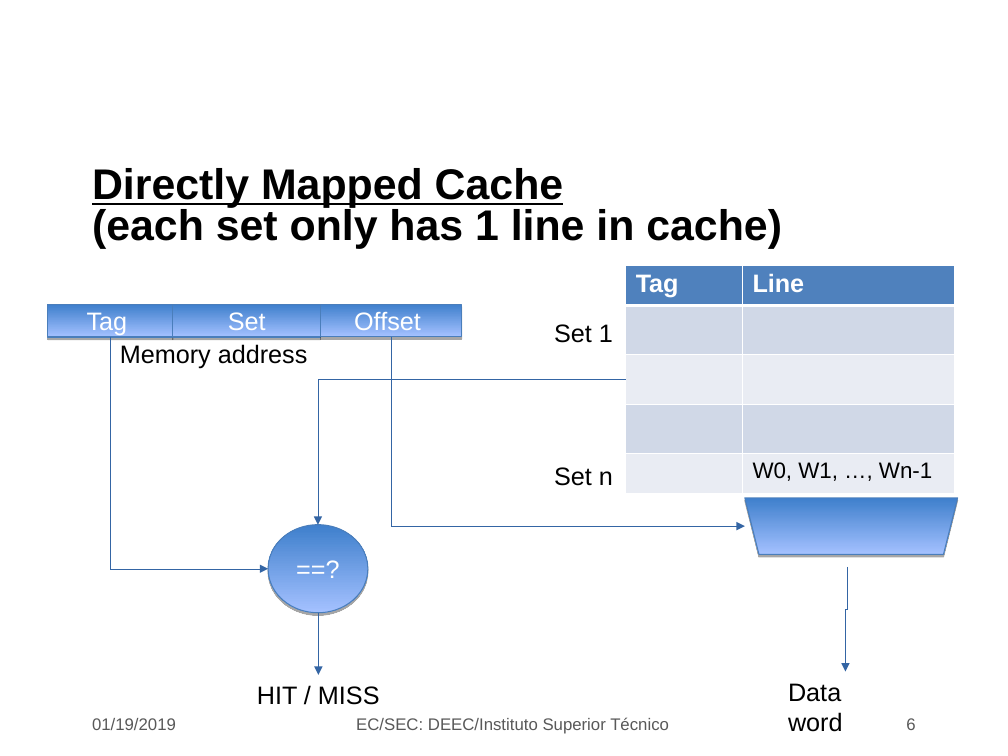
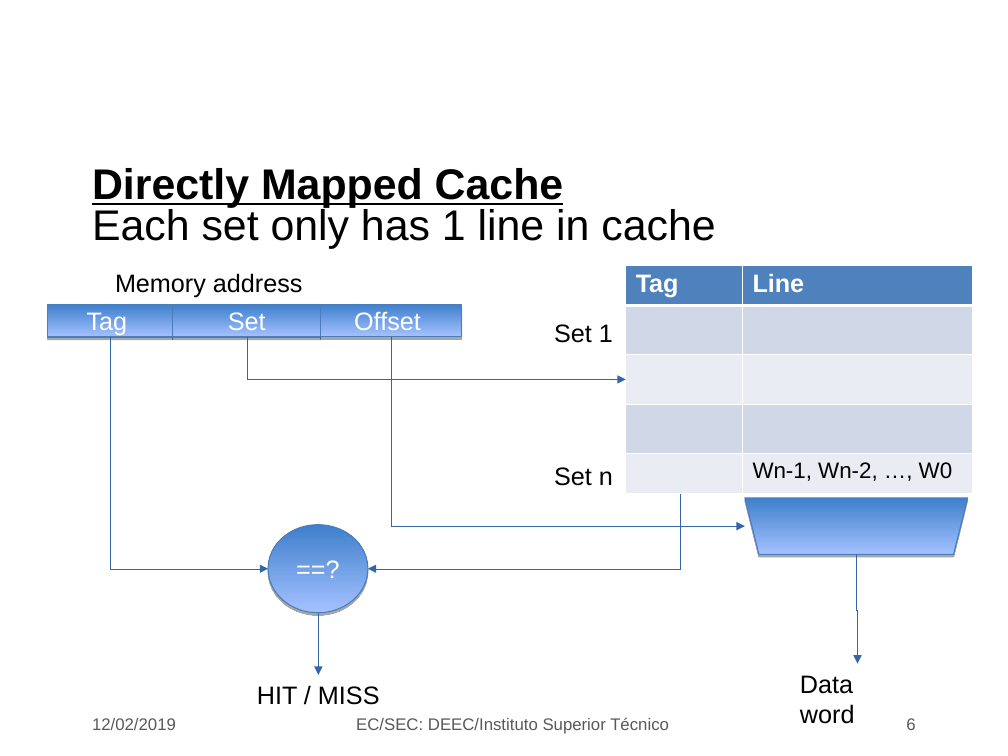
Before and after one commit to jjts/ist-sec, a slide deck: slide 6 of lectures/l20_cache/l20.odp. Drawn at 1008x756 pixels with LibreOffice and Linux fonts; fonts in the diff are those of the drawing; background and template pictures are left out. Boxes give left, top, right and bottom in pixels: in the first picture for what was removed or moved away, otherwise in the second. Text is boxed around its words. In the diff, an @@ line names an element or a change of style, - is before the commit and + after.

Commit message:
update lecture 20

```diff
--- a/lectures/l20_cache/l20.odp
+++ b/lectures/l20_cache/l20.odp
@@ title at box(92, 168, 715, 249): text changed; bold off @@
-Directly Mapped Cache
-(each set only has 1 line in cache)
+Directly Mapped Cache
+Each set only has 1 line in cache
@@ text "Memory address": place and size @@
-text "Memory address" at box(120, 344, 308, 369)
+text "Memory address" at box(115, 273, 303, 297)
@@ table at box(626, 265, 974, 494) @@
-row 5, column 2: W0, W1, …, Wn-1
+row 5, column 2: Wn-1, Wn-2, …, W0
@@ table: place and size @@
-table at box(626, 265, 955, 494)
+table at box(626, 265, 974, 494)
@@ elbow arrow added from (247, 337) to (626, 379), #3465A4 0 pt @@
@@ elbow arrow moved from (626, 379) - (318, 525) to (680, 494) - (368, 569) @@
@@ trapezoid: place and size @@
-trapezoid at box(745, 498, 958, 554)
+trapezoid at box(745, 498, 968, 554)
@@ elbow arrow moved from (847, 566) - (846, 671) to (856, 554) - (858, 663) @@
@@ text "Data word": place and size @@
-text "Data word" at box(788, 683, 843, 732)
+text "Data word" at box(800, 675, 855, 724)
@@ text at box(92, 718, 176, 730): text changed @@
-01/19/2019
+12/02/2019
```
Also in this commit, not shown: 13 other slides changed.
